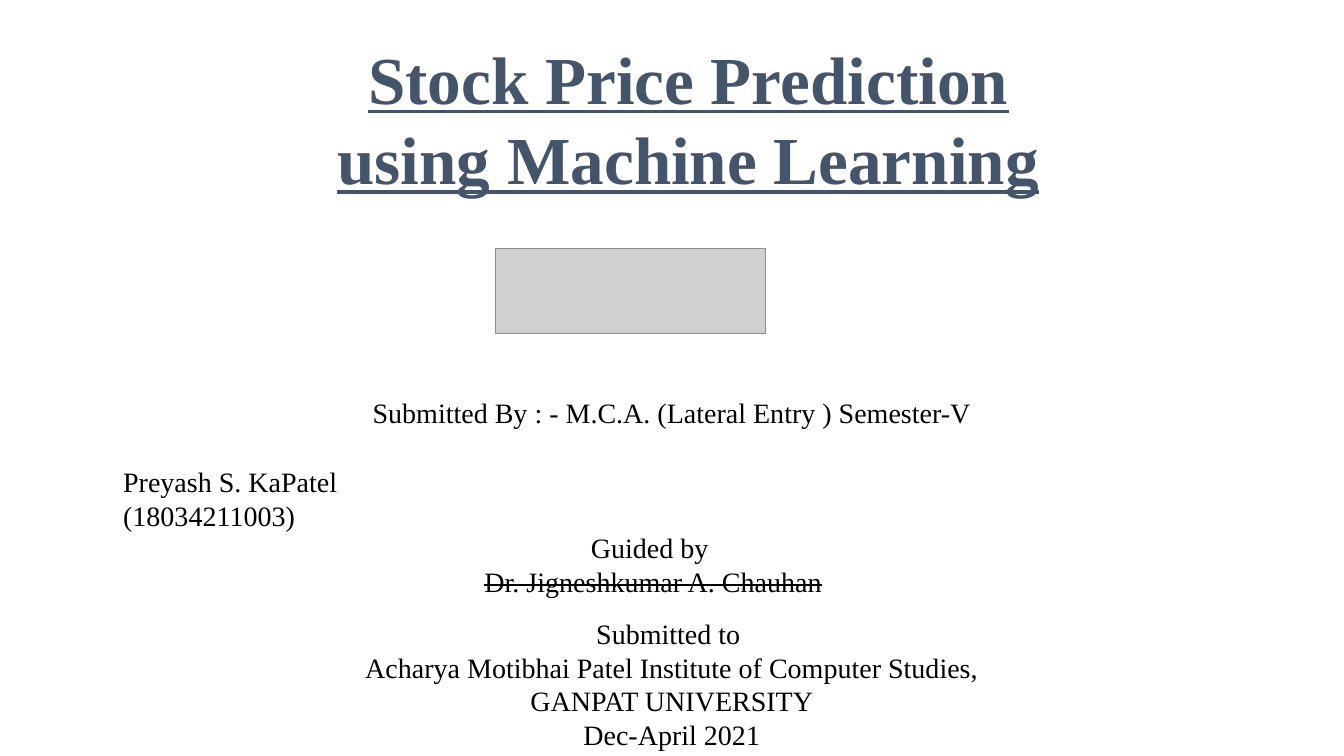
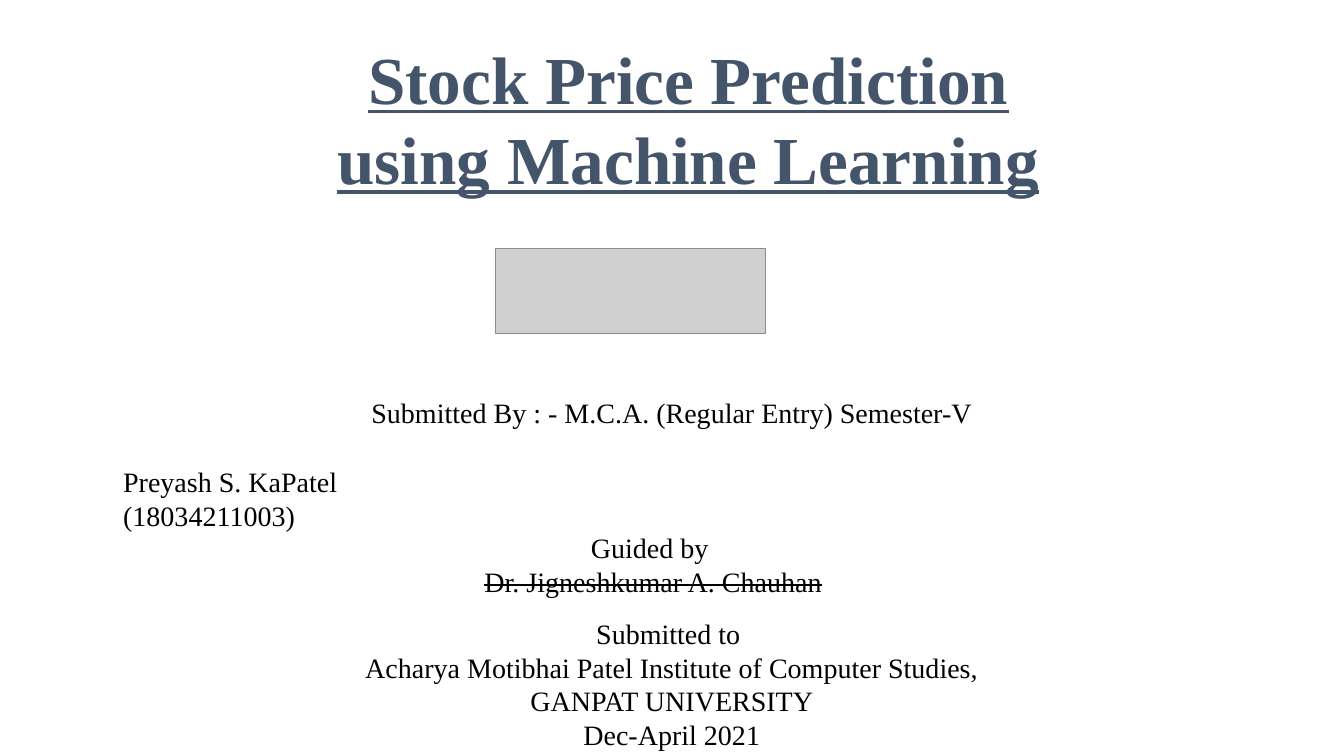
Before and after one commit to preyash2047/Stock_Price_Prediction, a slide deck: slide 1 of Project Presentation/PPT demo first presentation 26 12 2020.pptx. Drawn at 1344x756 pixels with LibreOffice and Linux fonts; fonts in the diff are those of the drawing; grey boxes stand for pictures. Boxes give left, top, right and bottom in pixels: in the first picture for what was removed or moved away, otherwise in the second. Text is boxed around its words. In the diff, an @@ line names an element or a change of style, - is before the commit and + after.

```diff
--- a/Project Presentation/PPT demo first presentation 26 12 2020.pptx
+++ b/Project Presentation/PPT demo first presentation 26 12 2020.pptx
@@ text at (x1=371, y1=403, x2=972, y2=428): text changed @@
-Submitted By : - M.C.A. (Lateral Entry ) Semester-V
+Submitted By : - M.C.A. (Regular Entry) Semester-V
```
Also in this commit, not shown: 2 slides added, 2 slides removed, 5 other files.
